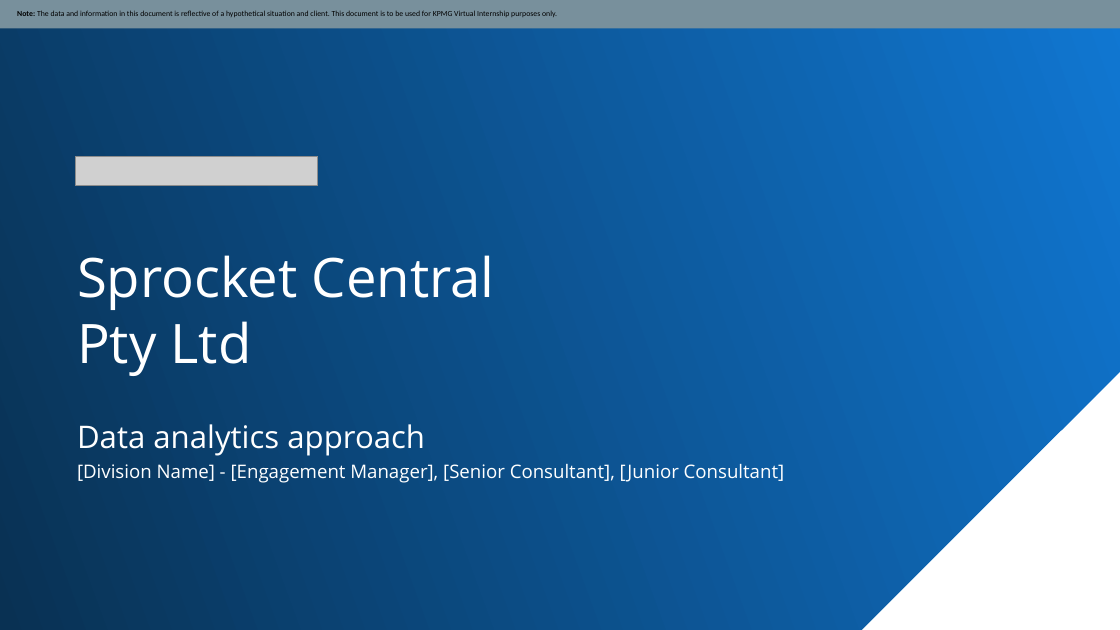
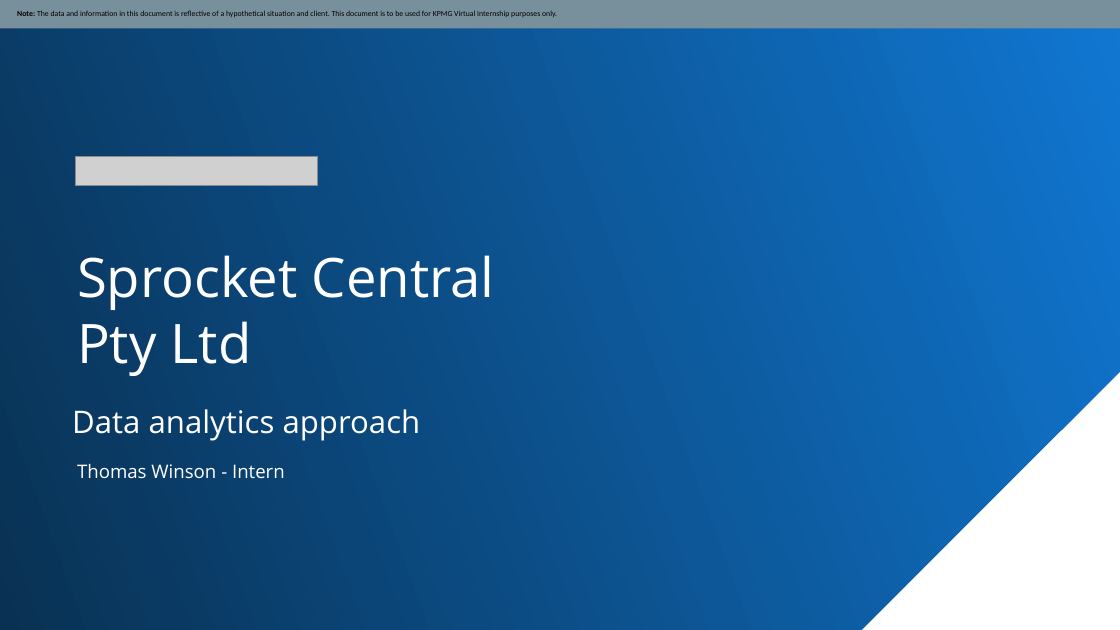
Before and after one commit to Thanh-8213/KPMG_intern, a slide deck: slide 1 of Analysis/Module 2/Module_2_Template_slide.pptx. Drawn at 1120x630 pixels with LibreOffice and Linux fonts; fonts in the diff are those of the drawing; grey boxes stand for pictures. Boxes give left, top, right and bottom in pixels: in the first picture for what was removed or moved away, otherwise in the second. Text is boxed around its words. In the diff, an @@ line names an element or a change of style, - is before the commit and + after.

```diff
--- a/Analysis/Module 2/Module_2_Template_slide.pptx
+++ b/Analysis/Module 2/Module_2_Template_slide.pptx
@@ text "Data analytics approach": place and size @@
-text "Data analytics approach" at [77, 424, 425, 456]
+text "Data analytics approach" at [72, 409, 421, 441]
@@ text at [77, 463, 285, 479]: text changed @@
-[Division Name] - [Engagement Manager], [Senior Consultant], [Junior Consultant]
+Thomas Winson - Intern
```
Also in this commit, not shown: 3 other slides changed, 2 slides added, 2 other files.
